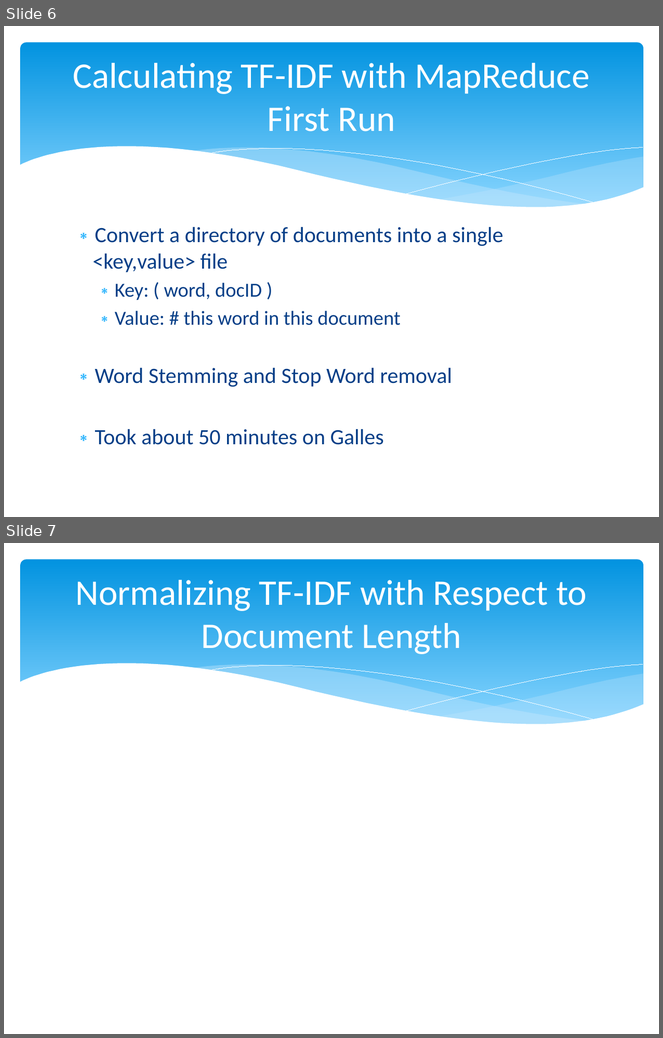
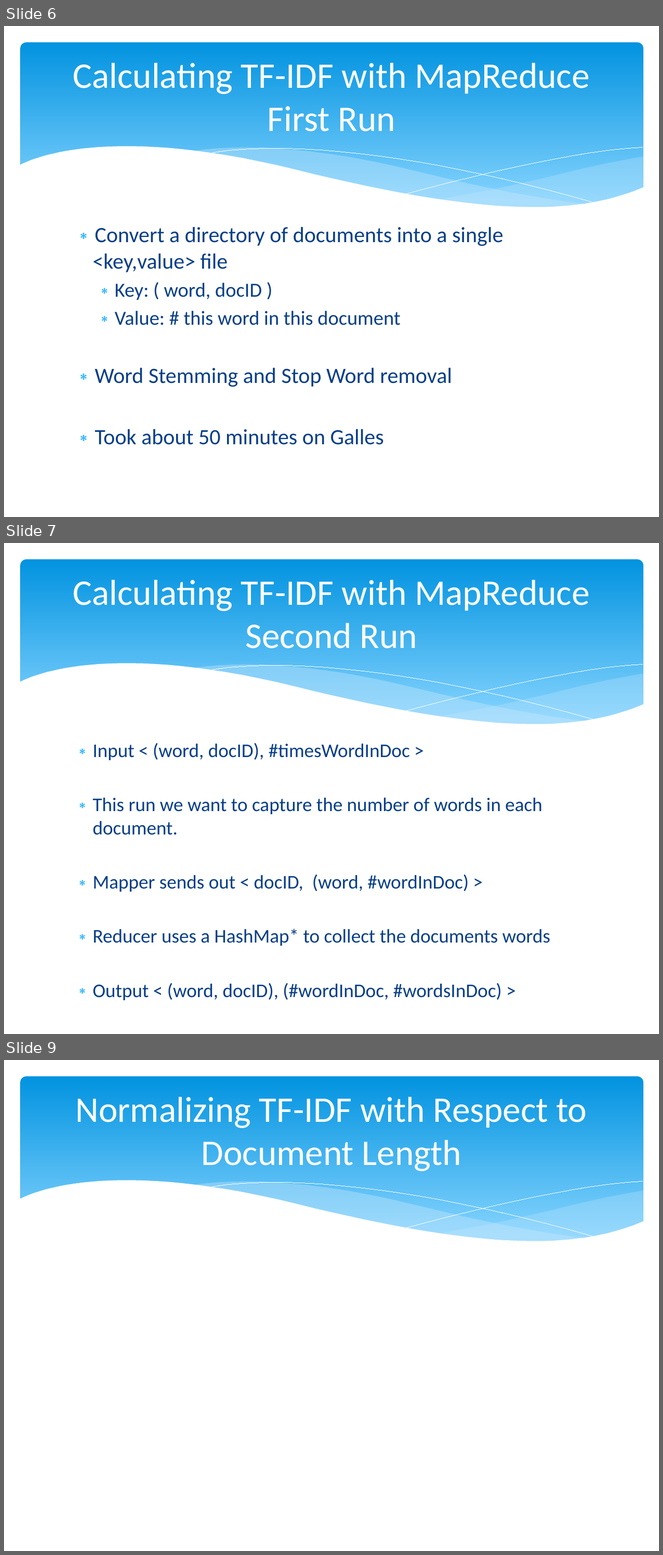
Before and after one commit to Mletter1/Challenge1, a slide deck: Presentation.pptx. Shown one above the other, each under a label of ours: slides 6 and 7 before the commit, slides 6, 7 and 9 after it; the slides between them are not shown. The pictures are 663x1038 and 663x1555 pixels, drawn with LibreOffice and Linux fonts; fonts in the diff are those of the drawing. Boxes give left, top, right and bottom in pixels: in the first picture for what was removed or moved away, otherwise in the second. Text is boxed around its words. In the diff, an @@ line names an element or a change of style, - is before the commit and + after.

```diff
--- a/Presentation.pptx
+++ b/Presentation.pptx
@@ slide 7 added at [4, 543, 659, 1034], background #FFFFFF; not listed: 6 template elements that a slide beside it also shows @@
@@ title added at [73, 580, 590, 649], 39.6 pt, text #FFFFFF @@
+Calculating TF-IDF with MapReduce
+Second Run
@@ text added at [93, 743, 551, 1001], 21.3 pt, text #073E87 @@
+∗ Input < (word, docID), #timesWordInDoc >
+∗ This run we want to capture the number of words in each document.
+∗ Mapper sends out < docID, (word, #wordInDoc) >
+∗ Reducer uses a HashMap* to collect the documents words
+∗ Output < (word, docID), (#wordInDoc, #wordsInDoc) >
@@ what was slide 7 is now slide 9 @@
```
Also in this commit, not shown: 1 slide changed, 1 other slide added.
